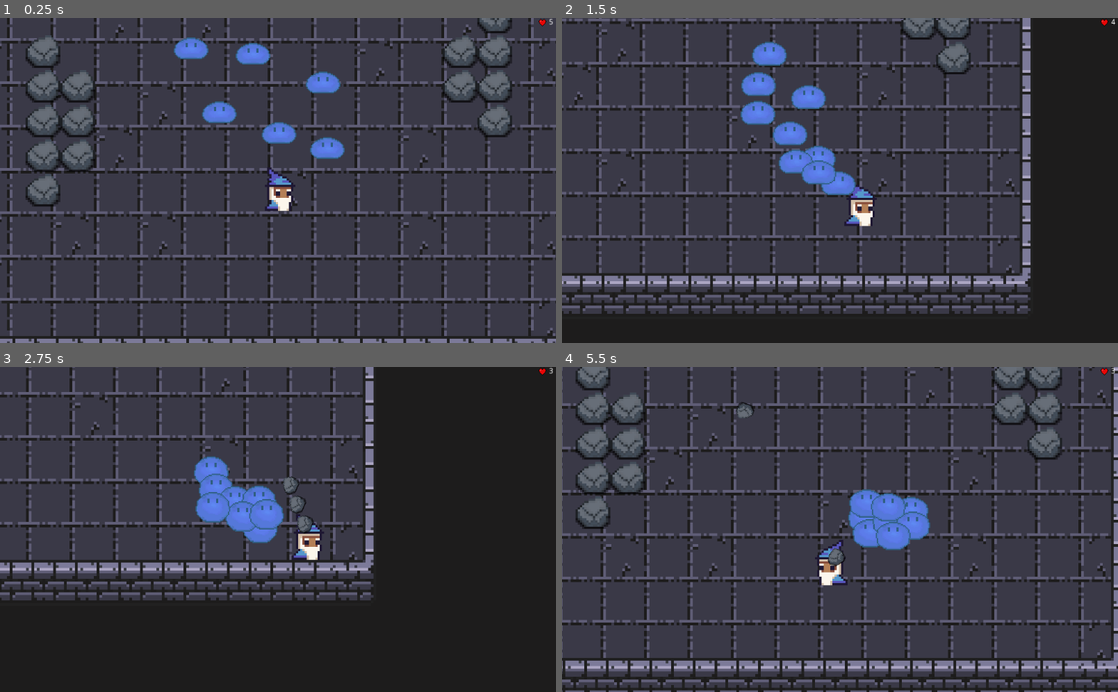
Above: before the commit, frames 1-4 (two rows, left to right).
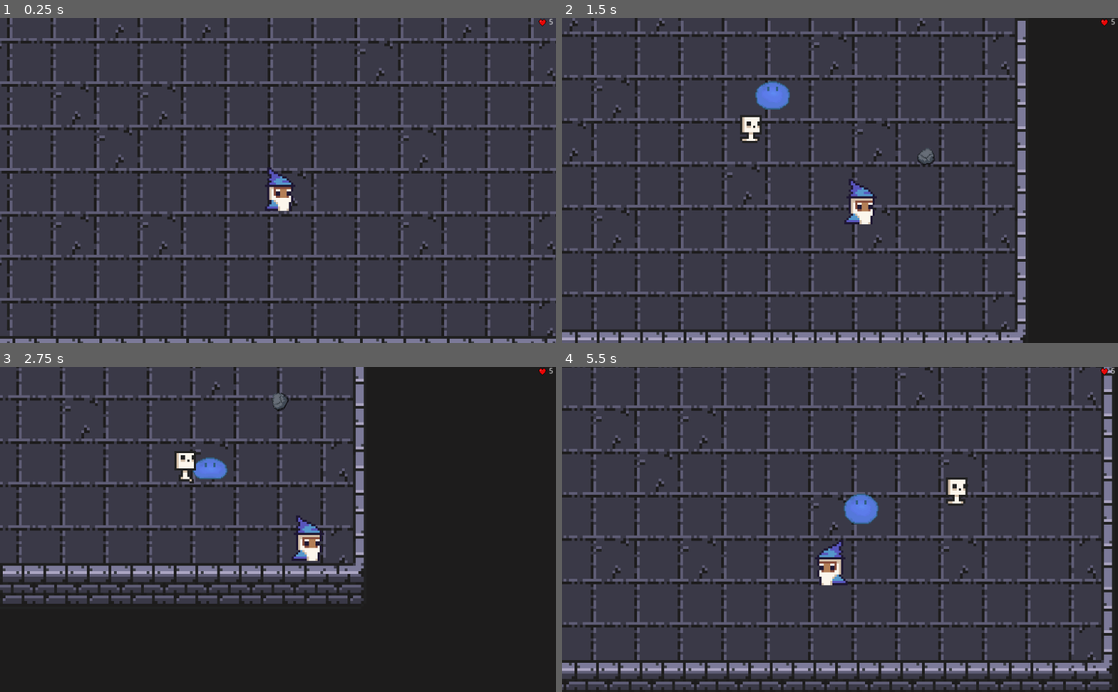
Above: after the commit, the same moments.

Repository: damejan/programowanie-gier
Game: Godot game, scene res://Scenes/Main.tscn
Same seed, same stepped clock (60 frames per second), same inputs: the game is played once before the commit and once after it.
Inputs (mouse positions are in pixels of both pictures, inside the frame that each line leads up to):
- Up to frame 1 (0.25 s): no input
- Up to frame 2 (1.5 s): move the mouse to (962, 164) at 0.52 s; press the mouse at (962, 164) at 0.53 s; hold D (player_right) 0.53-1.28 s; move the mouse to (728, 196) at 1.27 s; release the mouse at (728, 196) at 1.28 s; hold S (player_down) from 1.28 s (still down); click (728, 196) at 1.35 s
- Up to frame 3 (2.75 s): move the mouse to (333, 458) at 2.02 s; release S (player_down) at 2.03 s; press the mouse at (333, 458) at 2.03 s; hold D (player_right) from 2.03 s (still down)
- Up to frame 4 (5.5 s): move the mouse to (812, 594) at 2.77 s; release D (player_right) at 2.78 s; release the mouse at (812, 594) at 2.78 s; hold W (player_up) 2.78-3.53 s; click (812, 594) at 2.85 s; move the mouse to (1006, 578) at 3.52 s; press the mouse at (1006, 578) at 3.53 s; hold A (player_left) 3.53-5.03 s; move the mouse to (673, 480) at 4.27 s; release the mouse at (673, 480) at 4.28 s; click (673, 480) at 4.35 s; move the mouse to (867, 529) at 5.02 s; press the mouse at (867, 529) at 5.03 s; hold S (player_down) from 5.03 s (still down)

The runs differ from the first frame. In frame 1, 6.3% of the frame differs, in the area x 4-93%, y 0-59%; in frame 2, 38%, in the area x 0-100%, y 0-100%; in frame 3, 21%; in frame 4, 36%.

Commit message:
Grafika

Diff:
--- a/src/Objects/Hero/Hero.tscn
+++ b/src/Objects/Hero/Hero.tscn
@@ -28,8 +28,8 @@
 height = 20.3726
 
 [sub_resource type="CapsuleShape2D" id=3]
-radius = 19.5
-height = 26.5
+radius = 16.8803
+height = 16.1758
 
 [node name="Hero" type="KinematicBody2D" groups=[
 "Player",
@@ -45,14 +45,13 @@
 playing = true
 
 [node name="CollisionShape2D" type="CollisionShape2D" parent="."]
-visible = false
-position = Vector2( 0, 22.8533 )
+position = Vector2( 5.03967, 26.948 )
 shape = SubResource( 2 )
 
 [node name="Hitbox" type="Area2D" parent="."]
 
 [node name="CollisionShape2D" type="CollisionShape2D" parent="Hitbox"]
-position = Vector2( 0.25, 23 )
+position = Vector2( 5.28969, 26.7798 )
 shape = SubResource( 3 )
 
 [node name="Camera2D" type="Camera2D" parent="."]
@@ -60,7 +59,8 @@
 smoothing_enabled = true
 
 [node name="Reload_speed" type="Timer" parent="."]
-wait_time = 0.1
 one_shot = true
+
+[node name="Invincibility_frames" type="Timer" parent="."]
 [connection signal="body_entered" from="Hitbox" to="." method="_on_Hitbox_body_entered"]
 [connection signal="timeout" from="Reload_speed" to="." method="_on_Reload_speed_timeout"]
--- a/src/Objects/Skeleton.tscn
+++ b/src/Objects/Skeleton.tscn
@@ -5,7 +5,6 @@
 [ext_resource path="res://Graphics/Characters/Skeleton/skelet_run_anim_f0.png" type="Texture" id=3]
 [ext_resource path="res://Graphics/Characters/Skeleton/skelet_run_anim_f3.png" type="Texture" id=4]
 [ext_resource path="res://Scripts/Skeleton_script.gd" type="Script" id=5]
-
 
 [sub_resource type="SpriteFrames" id=1]
 animations = [ {
@@ -27,13 +26,11 @@
 [node name="Hitbox" type="Area2D" parent="AnimatedSprite"]
 
 [node name="Hitbox_collision" type="CollisionPolygon2D" parent="AnimatedSprite/Hitbox"]
-visible = false
 scale = Vector2( 4, 4 )
 build_mode = 1
 polygon = PoolVector2Array( -1.30234, -1.85293, 1.26479, -1.84053, 1.23998, 0.441362, 1.22758, 0.602583, 0.619906, 0.639788, 0.991953, 0.887819, 1.01676, 1.66912, -1.22793, 1.66912, -1.20312, 0.90022, -0.707062, 0.763803, -1.27753, 0.428961 )
 
 [node name="Collision" type="CollisionPolygon2D" parent="."]
-visible = false
 scale = Vector2( 4, 4 )
 build_mode = 1
 polygon = PoolVector2Array( -1.30234, -1.85293, 1.26479, -1.84053, 1.23998, 0.441362, 1.22758, 0.602583, 0.619906, 0.639788, 0.991953, 0.887819, 1.01676, 1.66912, -1.22793, 1.66912, -1.20312, 0.90022, -0.707062, 0.763803, -1.27753, 0.428961 )
--- a/src/Objects/Slime.tscn
+++ b/src/Objects/Slime.tscn
@@ -43,7 +43,7 @@
 
 [node name="AnimatedSprite" type="AnimatedSprite" parent="."]
 frames = SubResource( 1 )
-frame = 6
+frame = 9
 playing = true
 
 [node name="CollisionShape2D" type="CollisionShape2D" parent="."]
--- a/src/Scenes/Main.tscn
+++ b/src/Scenes/Main.tscn
@@ -6,6 +6,7 @@
 [ext_resource path="res://Objects/Slime.tscn" type="PackedScene" id=4]
 [ext_resource path="res://Scenes/GUI/HUD_GUI.tscn" type="PackedScene" id=5]
 [ext_resource path="res://Scripts/Main.gd" type="Script" id=6]
+[ext_resource path="res://Objects/Skeleton.tscn" type="PackedScene" id=7]
 
 [sub_resource type="ConvexPolygonShape2D" id=1]
 points = PoolVector2Array( 0, 32, 0, 12, 16, 12, 16, 28, 4, 28, 4, 32 )
@@ -299,9 +300,9 @@
 0/z_index = 0
 
 [sub_resource type="NavigationPolygon" id=14]
-vertices = PoolVector2Array( 1047.41, -123.33, 1045.52, 656.31, 1017.93, 23, 1017.23, -123.887, 1010.93, 328, 1011.57, 6.22025, 882.93, 13, 787.419, -2.97214, 245.746, -80.664, 857.93, 68, 795.93, 103, 251.429, 161.092, 193.93, 127, 174.975, 95.0212, 794.93, 248, 249.541, 364.969, -5.95191, 654.422, 894.93, 322, 864.93, 267, 139.108, 478.234, 244.997, -121.118, 790.243, -122.621, -6.71878, -118.871, 23.9965, -118.871, 26.244, -77.6674, 32.4504, 84.6385, 28.6749, 477.29, 178.93, 398 )
-polygons = [ PoolIntArray( 0, 1, 2, 3 ), PoolIntArray( 4, 2, 1 ), PoolIntArray( 5, 3, 2 ), PoolIntArray( 5, 2, 6, 7 ), PoolIntArray( 8, 7, 6, 9, 10, 11, 12, 13 ), PoolIntArray( 11, 10, 14, 15 ), PoolIntArray( 4, 1, 16, 17 ), PoolIntArray( 15, 14, 18, 17, 16, 19 ), PoolIntArray( 20, 21, 7, 8 ), PoolIntArray( 16, 22, 23, 24, 25, 26 ), PoolIntArray( 24, 8, 13, 25 ), PoolIntArray( 16, 26, 19 ), PoolIntArray( 15, 19, 27 ) ]
-outlines = [ PoolVector2Array( -6.71878, -118.871, -5.95191, 654.422, 1045.52, 656.31, 1047.41, -123.33, 1017.23, -123.887, 1011.57, 6.22025, 787.419, -2.97214, 790.243, -122.621, 244.997, -121.118, 245.746, -80.664, 26.244, -77.6674, 23.9965, -118.871 ), PoolVector2Array( 28.6749, 477.29, 139.108, 478.234, 178.93, 398, 249.541, 364.969, 251.429, 161.092, 193.93, 127, 174.975, 95.0212, 32.4504, 84.6385 ), PoolVector2Array( 1017.93, 23, 1010.93, 328, 894.93, 322, 864.93, 267, 794.93, 248, 795.93, 103, 857.93, 68, 882.93, 13 ) ]
+vertices = PoolVector2Array( -6.17803, 517.298, -7.51287, -119.42, 23.9965, -118.871, 1047.05, 377.85, 1045.52, 656.31, -5.95191, 654.422, 59.9044, -119.156, 168.258, -119.156, 244.997, -121.118, 790.243, -122.621, 1047.31, 28.4178, 883.893, -122.935, 1047.41, -123.33, 960.748, -124.195, 1017.23, -123.887 )
+polygons = [ PoolIntArray( 0, 1, 2, 3, 4 ), PoolIntArray( 4, 5, 0 ), PoolIntArray( 3, 2, 6, 7 ), PoolIntArray( 3, 7, 8, 9, 10 ), PoolIntArray( 10, 9, 11 ), PoolIntArray( 12, 10, 11, 13, 14 ) ]
+outlines = [ PoolVector2Array( -7.51287, -119.42, -6.17803, 517.298, -5.95191, 654.422, 1045.52, 656.31, 1047.05, 377.85, 1047.31, 28.4178, 1047.41, -123.33, 1017.23, -123.887, 960.748, -124.195, 883.893, -122.935, 790.243, -122.621, 244.997, -121.118, 168.258, -119.156, 59.9044, -119.156, 23.9965, -118.871 ) ]
 
 [node name="Main" type="Node2D"]
 position = Vector2( -10.6787, 0 )
@@ -313,17 +314,16 @@
 tile_set = SubResource( 11 )
 cell_size = Vector2( 16, 16 )
 format = 1
-tile_data = PoolIntArray( -196609, 0, 0, -262144, 1, 0, -262143, 1, 0, -262142, 1, 0, -262141, 3, 0, -262140, 3, 0, -262139, 3, 0, -262138, 3, 0, -262137, 3, 0, -262136, 3, 0, -262135, 1, 0, -262134, 1, 0, -262133, 1, 0, -262132, 2, 0, -196605, 3, 0, -196604, 3, 0, -196603, 3, 0, -196602, 3, 0, -196601, 3, 0, -196600, 3, 0, -65537, 4, 0, -131072, 3, 0, -131071, 3, 0, -131070, 3, 0, -131069, 3, 0, -131068, 3, 0, -131067, 3, 0, -131066, 3, 65536, -131065, 3, 0, -131064, 3, 0, -131063, …(1812 unchanged characters)…
+tile_data = PoolIntArray( -196609, 0, 0, -262144, 1, 0, -262143, 1, 0, -262142, 1, 0, -262141, 1, 0, -262140, 1, 0, -262139, 1, 0, -262138, 1, 0, -262137, 1, 0, -262136, 1, 0, -262135, 1, 0, -262134, 1, 0, -262133, 1, 0, -262132, 2, 0, -65537, 4, 0, -131072, 3, 0, -131071, 3, 0, -131070, 3, 0, -131069, 3, 0, -131068, 3, 0, -131067, 3, 0, -131066, 3, 0, -131065, 3, 0, -131064, 3, 0, -131063, …(1812 unchanged characters)…
 
 [node name="Map_elements" type="TileMap" parent="."]
-position = Vector2( 8.00903, -21.3575 )
-scale = Vector2( 4, 4 )
+position = Vector2( 90.4221, 41.1826 )
+scale = Vector2( 3, 3 )
 tile_set = SubResource( 13 )
 cell_size = Vector2( 16, 16 )
 collision_layer = 4
 collision_mask = 2147483651
 format = 1
-tile_data = PoolIntArray( -131071, 0, 0, -131070, 0, 0, -131059, 0, 0, -131058, 0, 0, -65523, 0, 0, -65522, 0, 0, 65550, 0, 0, 131073, 0, 0, 131085, 0, 0, 131086, 0, 0, 196609, 0, 0, 196610, 0, 0, 196621, 0, 0, 196622, 0, 0, 262145, 0, 0, 262146, 0, 0, 262158, 0, 0, 327681, 0, 0, 327682, 0, 0, 393217, 0, 0 )
 
 [node name="Hero" parent="." instance=ExtResource( 3 )]
 position = Vector2( 537.212, 374.177 )
@@ -332,6 +332,7 @@
 [node name="Navigation2D" type="Navigation2D" parent="."]
 
 [node name="NavigationPolygonInstance" type="NavigationPolygonInstance" parent="Navigation2D"]
+visible = false
 position = Vector2( 0.749161, 0 )
 navpoly = SubResource( 14 )
 
@@ -341,37 +342,9 @@
 position = Vector2( 494.59, -106.658 )
 scale = Vector2( 2, 2 )
 
-[node name="Slime2" parent="Enemies" instance=ExtResource( 4 )]
-position = Vector2( 402.521, -24.1132 )
-scale = Vector2( 2, 2 )
-
-[node name="Slime3" parent="Enemies" instance=ExtResource( 4 )]
-position = Vector2( 667.617, -27.288 )
-scale = Vector2( 2, 2 )
-
-[node name="Slime4" parent="Enemies" instance=ExtResource( 4 )]
-position = Vector2( 629.519, 126.69 )
-scale = Vector2( 2, 2 )
-
-[node name="Slime5" parent="Enemies" instance=ExtResource( 4 )]
-position = Vector2( 380.297, 191.773 )
-scale = Vector2( 2, 2 )
-
-[node name="Slime6" parent="Enemies" instance=ExtResource( 4 )]
-position = Vector2( 467.604, 71.1307 )
-scale = Vector2( 2, 2 )
-
-[node name="Slime7" parent="Enemies" instance=ExtResource( 4 )]
-position = Vector2( 661.267, 263.206 )
-scale = Vector2( 2, 2 )
-
-[node name="Slime8" parent="Enemies" instance=ExtResource( 4 )]
-position = Vector2( 523.163, 215.584 )
-scale = Vector2( 2, 2 )
-
-[node name="Slime9" parent="Enemies" instance=ExtResource( 4 )]
-position = Vector2( 334.263, 69.5433 )
-scale = Vector2( 2, 2 )
+[node name="Skeleton" parent="Enemies" instance=ExtResource( 7 )]
+position = Vector2( 669.207, -57.5763 )
+scale = Vector2( 4, 4 )
 
 [node name="HUD_GUI" parent="." instance=ExtResource( 5 )]
 [connection signal="move" from="Hero" to="Enemies/Slime" method="_on_Hero_move"]
--- a/src/Scripts/Skeleton_script.gd
+++ b/src/Scripts/Skeleton_script.gd
@@ -1 +1,153 @@
 extends KinematicBody2D
+
+export var speed = 250; # base speed for all characters
+#var max_speed = 300; # base max_speed for all characters
+var resistance = 0.1; # 0.1s
+
+var hp = 10
+
+onready var navigation = get_tree().get_root().find_node("Navigation2D", true, false)
+onready var player = get_parent().get_parent().get_node("Hero")
+
+var path
+
+
+func _ready():
+	update_path(position, player.position)
+	print("test from slime ready: ", name)
+
+func _process(delta):
+	var walk_distance = speed * delta
+	move_along_path(walk_distance)
+
+
+func update_path(start_position, end_position):
+	path = navigation.get_simple_path(start_position, end_position, true)
+	path.remove(0)
+#	set_process(true)
+
+func move_along_path(distance):
+	var last_point = position
+	while path.size():
+		var distance_between_points = last_point.distance_to(path[0])
+		# The position to move to falls between two points.
+		if distance <= distance_between_points:
+#			position = last_point.linear_interpolate(path[0], distance / distance_between_points)
+			move_and_slide((path[0] - position).normalized() * speed)
+			return
+		# The position is past the end of the segment.
+#		print("distance: ", distance, " distance_between_points: ", distance_between_points)
+		distance -= distance_between_points
+		last_point = path[0]
+		path.remove(0)
+
+	if path.size() == 0:
+		update_path(position, player.position)
+	# The character reached the end of the path.
+	position = last_point
+#	set_process(false)
+
+
+func player_moved_change_path():
+	update_path(position, player.position)
+
+func _on_HitBox_body_entered(body):
+	print("on_entereed: ", body, " ", body.name)
+	if body.is_in_group("Enemies"):
+		pass
+#		print(get_parent().get_node(body.name).name)
+#		get_parent().get_node(body.name).speed -= 20;
+
+func _on_HitBox_body_exited(body):
+	print("on_exited: ", body, " ", body.name)
+	if body.is_in_group("Enemies"):
+		pass
+#		print(get_parent().get_node(body.name).name)
+#		get_parent().get_node(body.name).speed = 250;
+
+func _on_HitBox_area_entered(area):
+	if area.is_in_group("Enemy_damager"):
+		hp -= 1
+		area.get_parent().queue_free()
+		if hp < 0:
+			queue_free();
+
+#var speed = 30; # base speed for all characters
+#var max_speed = 300; # base max_speed for all characters
+#var resistance = 0.1; # 0.1s
+#
+#var hp = 10
+#
+#onready var navigation = get_tree().get_root().find_node("Navigation2D", true, false)
+#onready var player = get_parent().get_parent().get_node("Hero")
+#
+#var path = []
+#var motion
+#var player_in_pov = false
+#
+#export var enemy_speed = 0.8
+#
+#func _process(delta):
+#	if hp <= 0:
+#		queue_free()
+#
+#func _physics_process(delta):
+#	move()
+#
+#func move():
+#	if  path.size() > 0:
+#		motion = (path[0] - position).normalized() * (max_speed * enemy_speed)
+#		move_and_slide(motion)
+#
+##		print(self.name, path)
+#
+#		if path[0].x - position.x < 2 and path[0].y - position.y < 2:
+#			path.remove(0)
+#
+#	if player_in_pov and path.size() < 3:
+#		make_path()
+#
+#func make_path():
+#	path = navigation.get_simple_path(position, player.position, true)
+#	path.remove(0)
+#
+#
+#
+#func _on_POV_body_entered(body):
+#	player_in_pov = true
+#	make_path()
+#
+#
+#
+#func _on_POV_body_exited(body):
+#	player_in_pov = false
+#	path = [];
+#
+#
+#func _on_HitBox_body_entered(body):
+##	print(body.name)
+##	print(body.name, " ", navigation)
+#	if body.name == "Hero":
+##		blocked = false
+##		Global.hurt_player(body)
+#		pass
+#	elif body.name == "MapElements":
+#		pass
+#	elif body is KinematicBody2D:
+#		make_path()
+##		blocked = false
+#
+#
+#func _on_Hero_move():
+#	if player_in_pov:
+##		print("test")
+#		make_path()
+#
+#
+#func _on_HitBox_area_entered(area):
+#	if area.is_in_group("Enemy_damager"):
+#		# destroy byllet node
+##		modulate = Color.white
+##		motion = -motion * 4;
+#		hp -= 1
+#		area.get_parent().queue_free()
Binary file added: src/Graphics/Tilesets/Dragon/Dragon1.png
Binary file added: src/Graphics/Tilesets/Dragon/Dragon2.png
Binary file added: src/Graphics/Tilesets/Dragon/Dragon3.png
Binary file added: src/Graphics/Tilesets/Dragon/Dragon4.png
Binary file added: src/Graphics/Tilesets/GreenGoo/Goo1.png
Binary file added: src/Graphics/Tilesets/GreenGoo/Goo2.png
Binary file added: src/Graphics/Tilesets/GreenGoo/Goo3.png
Binary file added: src/Graphics/Tilesets/GreenGoo/Goo4.png
Binary file added: src/Graphics/Tilesets/GreenGoo/GooBullet.png
Binary file added: src/Graphics/Tilesets/Skeleton/Skeleton1.png
Binary file added: src/Graphics/Tilesets/Skeleton/Skeleton2.png
Binary file added: src/Graphics/Tilesets/Skeleton/Skeleton3.png
(and 8 more such lines)
